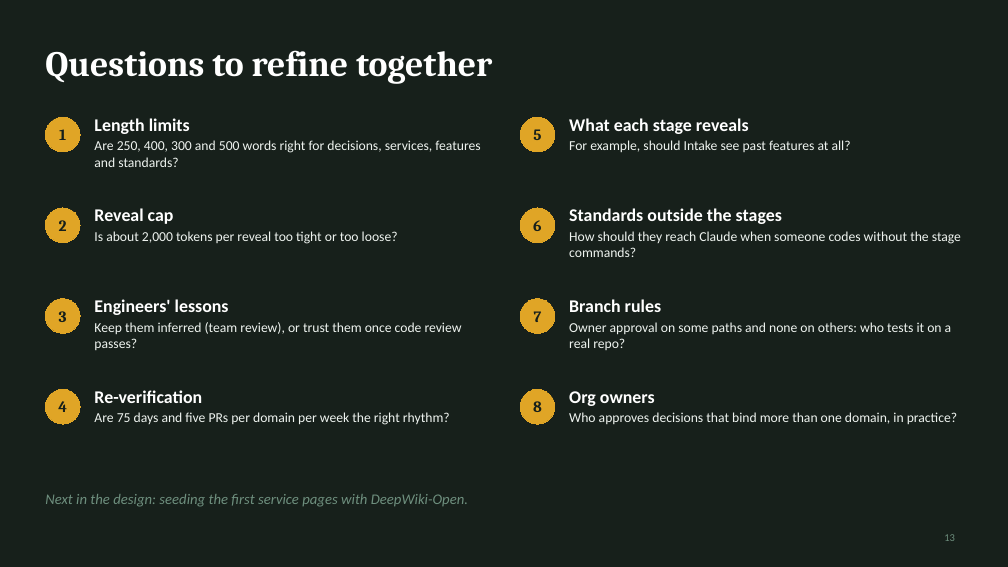
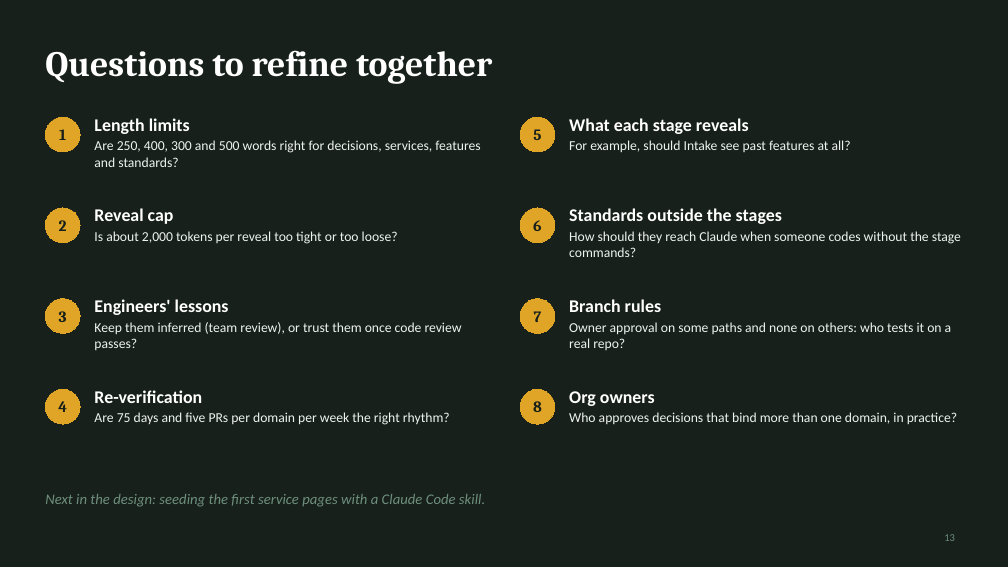
Before and after one commit to rahulnyk/bagheera, a slide deck: slide 13 of docs/design/knowledge-library-walkthrough.pptx. Drawn at 1008x567 pixels with LibreOffice and Linux fonts; fonts in the diff are those of the drawing. Boxes give left, top, right and bottom in pixels: in the first picture for what was removed or moved away, otherwise in the second. Text is boxed around its words. In the diff, an @@ line names an element or a change of style, - is before the commit and + after.

```diff
--- a/docs/design/knowledge-library-walkthrough.pptx
+++ b/docs/design/knowledge-library-walkthrough.pptx
@@ text at box(45, 494, 485, 507): text changed @@
-Next in the design: seeding the first service pages with DeepWiki-Open.
+Next in the design: seeding the first service pages with a Claude Code skill.
```
Also in this commit, not shown: 1 other slide changed, 1 other file.
